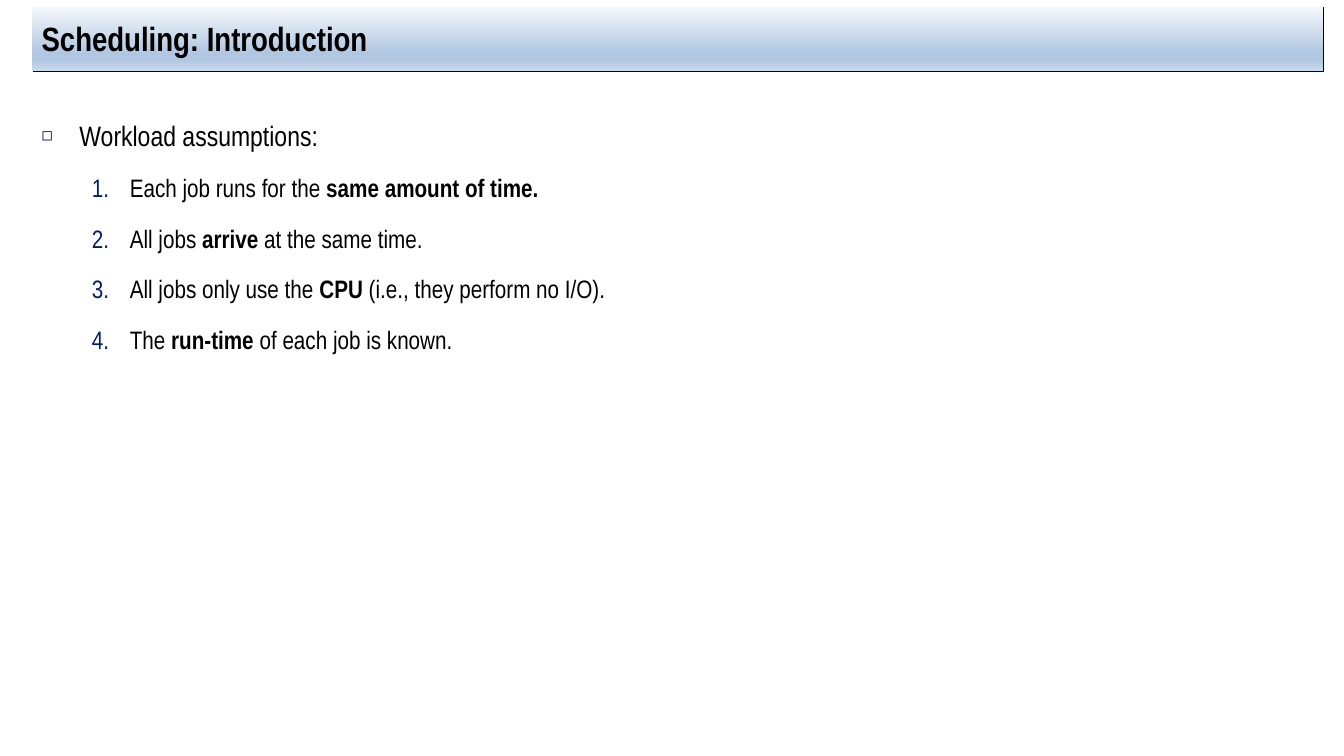
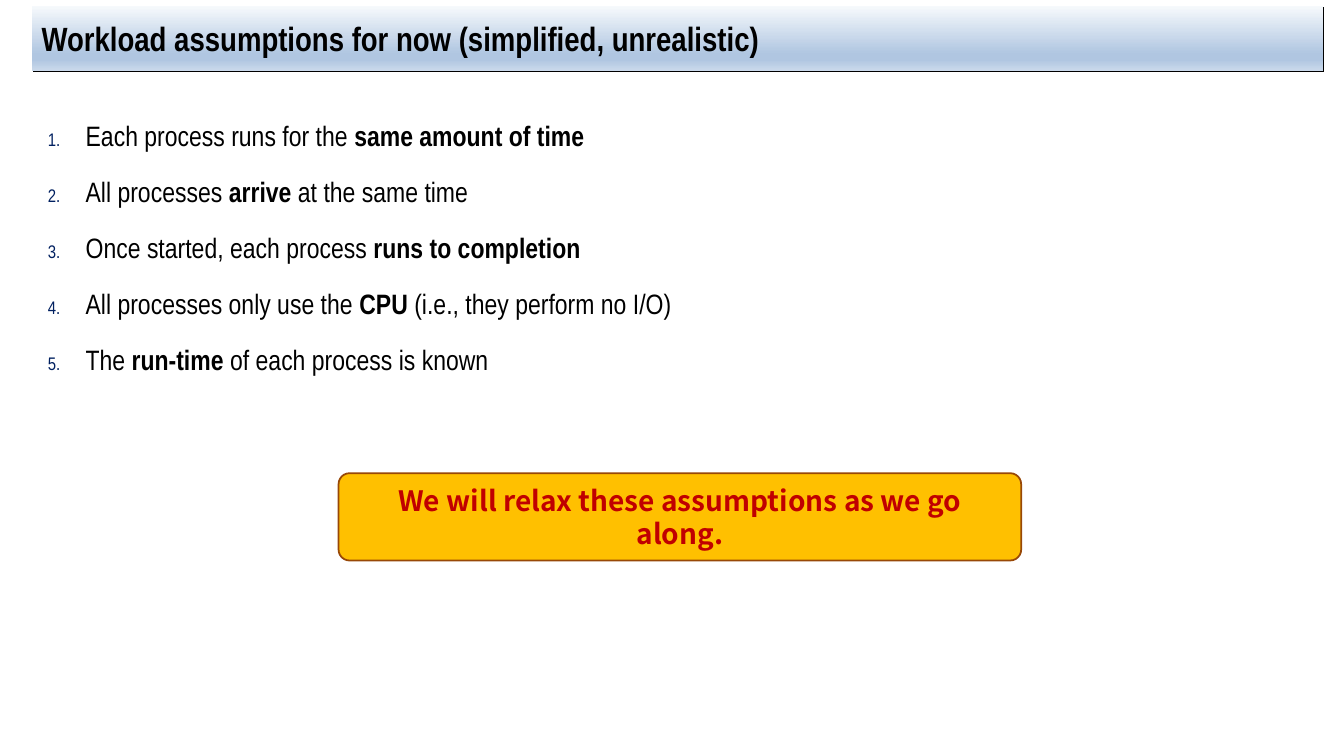
Before and after one commit to jachermocilla/extra-course-materials, a slide deck: slide 7 of cmsc125/ostep/slides/01.Virtualization/07.Scheduling_Introduction.pptx (slide 5 before the commit). Drawn at 1344x756 pixels with LibreOffice and Linux fonts; fonts in the diff are those of the drawing. Boxes give left, top, right and bottom in pixels: in the first picture for what was removed or moved away, otherwise in the second. Text is boxed around its words. In the diff, an @@ line names an element or a change of style, - is before the commit and + after.

```diff
--- a/cmsc125/ostep/slides/01.Virtualization/07.Scheduling_Introduction.pptx
+++ b/cmsc125/ostep/slides/01.Virtualization/07.Scheduling_Introduction.pptx
@@ title at (x1=42, y1=24, x2=759, y2=58): text changed @@
-Scheduling: Introduction
+Workload assumptions for now (simplified, unrealistic)
@@ text at (x1=86, y1=125, x2=671, y2=376): text changed; size 18 to 20 pt @@
-◻ Workload assumptions:
-  1. Each job runs for the same amount of time.
-  2. All jobs arrive at the same time.
-  3. All jobs only use the CPU (i.e., they perform no I/O).
-  4. The run-time of each job is known.
+1. Each process runs for the same amount of time
+2. All processes arrive at the same time
+3. Once started, each process runs to completion
+4. All processes only use the CPU (i.e., they perform no I/O)
+5. The run-time of each process is known
@@ rounded rectangle added at (x1=339, y1=473, x2=1021, y2=561), fill #FFC000, outline #984807 1.25 pt, 20 pt, text #C00000, bold @@
+We will relax these assumptions as we go along.
```
Also in this commit, not shown: 12 other slides changed, 3 slides added, 1 other file.
